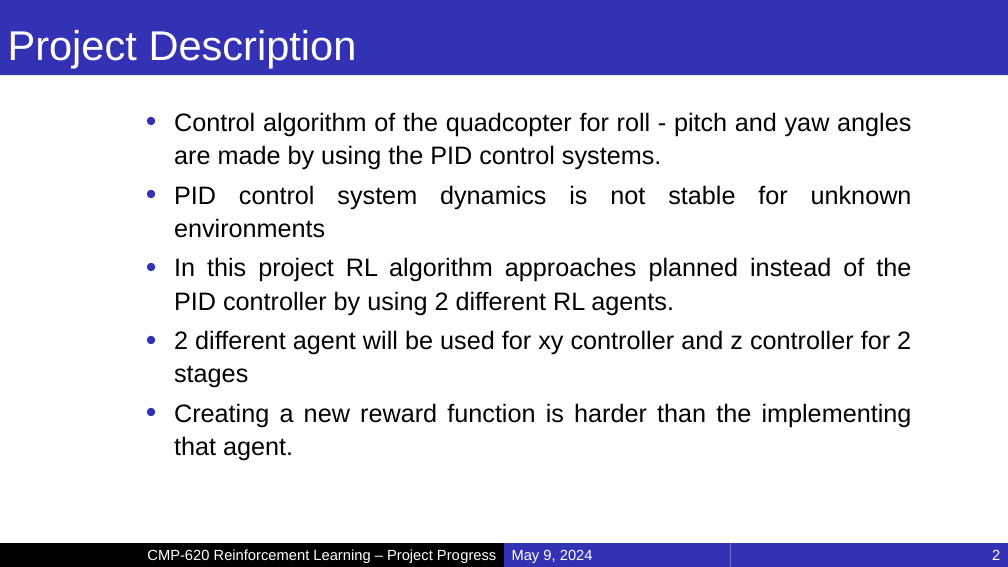
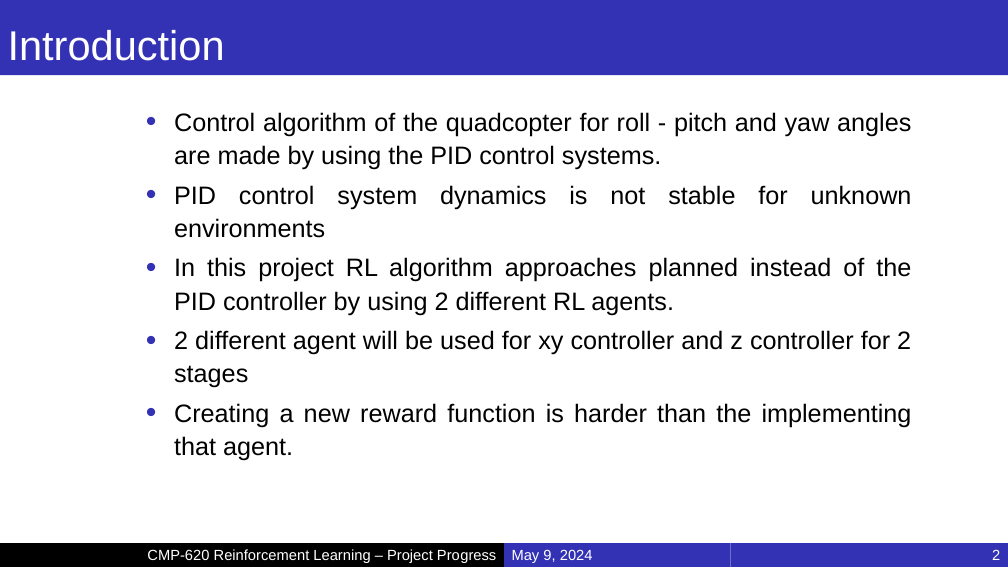
Before and after one commit to MucahidRidvanKaplan/ParrotQuadcopterRL, a slide deck: slide 2 of Progress.pptx. Drawn at 1008x567 pixels with LibreOffice and Linux fonts; fonts in the diff are those of the drawing; background and template pictures are left out. Boxes give left, top, right and bottom in pixels: in the first picture for what was removed or moved away, otherwise in the second. Text is boxed around its words. In the diff, an @@ line names an element or a change of style, - is before the commit and + after.

```diff
--- a/Progress.pptx
+++ b/Progress.pptx
@@ title at (x1=8, y1=30, x2=225, y2=61): text changed @@
-Project Description
+Introduction
```
